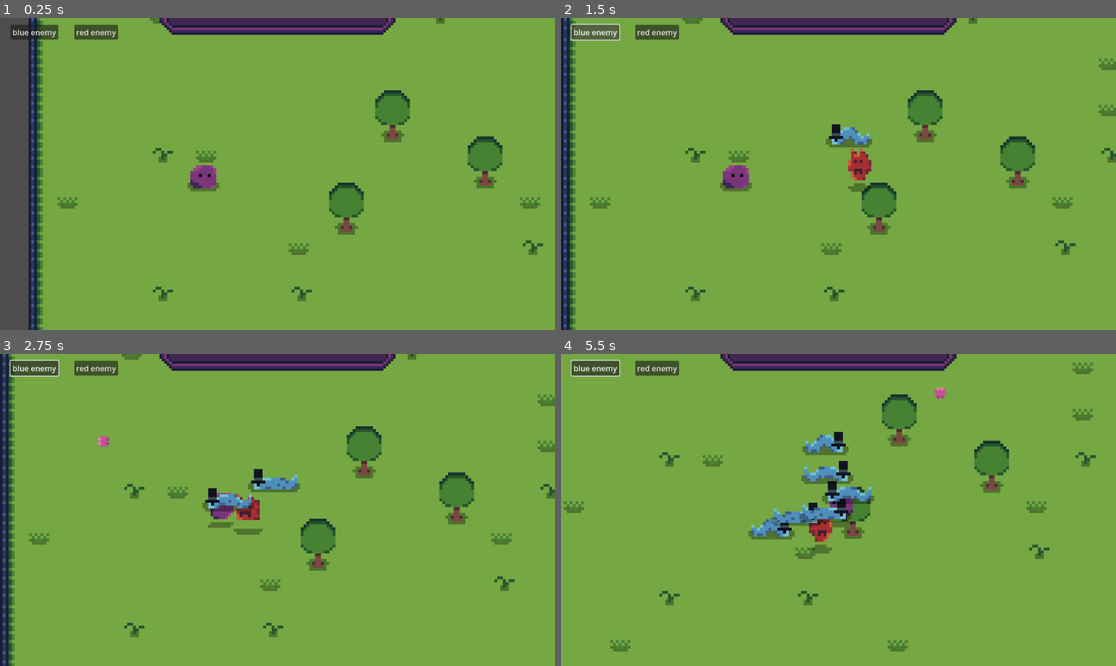
Above: before the commit, frames 1-4 (two rows, left to right).
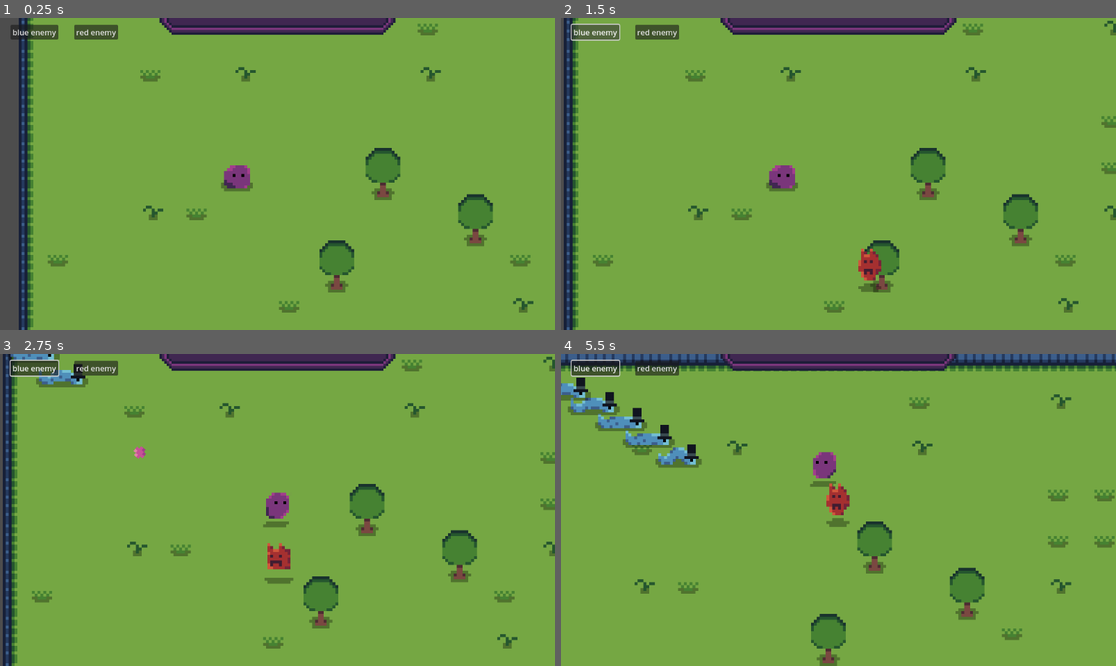
Above: after the commit, the same moments.

Repository: zmoreq/MiniProjectGodot-1-
Game: Godot game, scene res://scenes/game.tscn
Two runs of this game, one before a commit and one after it. Both use one fixed random seed, a clock stepped at 60 frames per second and the inputs below.
Inputs (mouse positions are in pixels of both pictures, inside the frame that each line leads up to):
- Up to frame 1 (0.25 s): no input
- Up to frame 2 (1.5 s): click "red enemy" at 0.5 s; click "blue enemy" at 1.25 s
- Up to frame 3 (2.75 s): move the mouse to (399, 494) at 2.02 s; hold D (move_right) from 2.03 s (still down); tap Space (attack) at 2.1 s
- Up to frame 4 (5.5 s): move the mouse to (727, 525) at 2.77 s; release D (move_right) at 2.78 s; hold S (move_down) 2.78-3.53 s; tap Space (attack) every 0.75 s from 2.85 to 5.1 s; move the mouse to (894, 441) at 3.52 s; hold D (move_right) 3.53-4.28 s; move the mouse to (810, 572) at 4.27 s; hold W (move_up) 4.28-5.03 s; move the mouse to (1005, 556) at 5.02 s; hold A (move_left) from 5.03 s (still down)

The runs differ from the first frame. In frame 1, 11% of the frame differs, in the area x 3-98%, y 0-100%; in frame 2, 11%; in frame 3, 12%; in frame 4, 14%, in the area x 0-100%, y 0-100%.

Commit message:
Added exp and enemy manager

Diff:
--- a/project.godot
+++ b/project.godot
@@ -15,9 +15,23 @@
 config/features=PackedStringArray("4.4", "Forward Plus")
 config/icon="res://icon.svg"
 
+[autoload]
+
+LevelManager="*res://scripts/managers/level_manager.gd"
+EnemyManager="*res://scripts/managers/enemy_manager.gd"
+
 [display]
 
 mouse_cursor/custom_image="uid://8cmcfcl3apsu"
+
+[file_customization]
+
+folder_colors={
+"res://scripts/enemy/": "red",
+"res://scripts/managers/": "pink",
+"res://scripts/player/": "green",
+"res://scripts/states/": "blue"
+}
 
 [global_group]
 
--- a/scenes/Player.tscn
+++ b/scenes/Player.tscn
@@ -8,8 +8,6 @@
 [ext_resource type="Script" uid="uid://blq5gqn8v6nte" path="res://scripts/player/player_walk.gd" id="5_qu4a1"]
 [ext_resource type="Script" uid="uid://kepngejlrp2u" path="res://scripts/player/features/range_weapon.gd" id="6_70d11"]
 [ext_resource type="Script" uid="uid://dymdd4aqghg13" path="res://scripts/player/player_range_attack.gd" id="7_khinc"]
-[ext_resource type="Texture2D" uid="uid://c7m1sykmw0213" path="res://sprites/level-bar.png" id="9_6eyey"]
-[ext_resource type="Texture2D" uid="uid://cdk6jlqifo57s" path="res://sprites/level-bar-progress.png" id="10_d3wef"]
 
 [sub_resource type="AtlasTexture" id="AtlasTexture_v6fml"]
 atlas = ExtResource("1_p0vlq")
@@ -93,15 +91,6 @@
 y_sort_enabled = true
 script = ExtResource("1_v6fml")
 
-[node name="Weapon" type="Node2D" parent="."]
-
-[node name="Range Weapon" type="Node2D" parent="Weapon"]
-position = Vector2(1, 3)
-script = ExtResource("6_70d11")
-
-[node name="Timer" type="Timer" parent="Weapon"]
-autostart = true
-
 [node name="AnimatedSprite2D" type="AnimatedSprite2D" parent="."]
 sprite_frames = SubResource("SpriteFrames_6eyey")
 animation = &"Shoot"
@@ -132,20 +121,13 @@
 player = NodePath("../..")
 metadata/_custom_type_script = "uid://dymdd4aqghg13"
 
-[node name="CanvasLayer" type="CanvasLayer" parent="."]
+[node name="Weapon" type="Node2D" parent="."]
 
-[node name="TextureProgressBar" type="TextureProgressBar" parent="CanvasLayer"]
-anchors_preset = 5
-anchor_left = 0.5
-anchor_right = 0.5
-offset_left = -49.0
-offset_top = -1.0
-offset_right = 49.0
-offset_bottom = 11.0
-grow_horizontal = 2
-scale = Vector2(5, 5)
-pivot_offset = Vector2(49, 6)
-texture_under = ExtResource("9_6eyey")
-texture_progress = ExtResource("10_d3wef")
+[node name="Range Weapon" type="Node2D" parent="Weapon"]
+position = Vector2(1, 3)
+script = ExtResource("6_70d11")
+
+[node name="Timer" type="Timer" parent="Weapon"]
+autostart = true
 
 [connection signal="timeout" from="Weapon/Timer" to="Weapon/Range Weapon" method="_on_timer_timeout"]
--- a/scenes/blue_enemy.tscn
+++ b/scenes/blue_enemy.tscn
@@ -48,7 +48,6 @@
 collision_layer = 3
 collision_mask = 2
 script = ExtResource("1_2gm4t")
-exp_value = 15
 
 [node name="AnimatedSprite2D" type="AnimatedSprite2D" parent="."]
 sprite_frames = SubResource("SpriteFrames_5gmkd")
--- /dev/null
+++ b/scenes/game.gd
@@ -0,0 +1,12 @@
+extends Node2D
+
+
+# Called when the node enters the scene tree for the first time.
+func _ready():
+	LevelManager.experience_bar = $"UI/Experience Bar"
+	EnemyManager.max_x = 250
+	EnemyManager.max_y = 160
+
+# Called every frame. 'delta' is the elapsed time since the previous frame.
+func _process(delta: float) -> void:
+	pass
--- a/scenes/game.tscn
+++ b/scenes/game.tscn
@@ -1,9 +1,12 @@
-[gd_scene load_steps=9 format=4 uid="uid://bx71ayt52r48c"]
+[gd_scene load_steps=12 format=4 uid="uid://bx71ayt52r48c"]
 
+[ext_resource type="Script" uid="uid://c1hn4bprdnisp" path="res://scenes/game.gd" id="1_kiw3p"]
 [ext_resource type="PackedScene" uid="uid://w1a1jo5wmw3o" path="res://scenes/Player.tscn" id="1_qbsmt"]
 [ext_resource type="Texture2D" uid="uid://bd3jg5xsw3ei0" path="res://sprites/map.png" id="2_cpr0p"]
 [ext_resource type="Script" uid="uid://cadxiqjpjjwf2" path="res://scripts/button.gd" id="5_aug50"]
+[ext_resource type="Texture2D" uid="uid://c7m1sykmw0213" path="res://sprites/level-bar.png" id="5_kiw3p"]
 [ext_resource type="Script" uid="uid://m0vry0hhogvs" path="res://scripts/button_2.gd" id="5_s0nni"]
+[ext_resource type="Texture2D" uid="uid://cdk6jlqifo57s" path="res://sprites/level-bar-progress.png" id="6_400sg"]
 
 [sub_resource type="TileSetAtlasSource" id="TileSetAtlasSource_yqjtg"]
 texture = ExtResource("2_cpr0p")
@@ -123,31 +126,39 @@
 sources/0 = SubResource("TileSetAtlasSource_lbhrr")
 
 [node name="Game" type="Node2D"]
+script = ExtResource("1_kiw3p")
 
-[node name="TileMapLayer" type="TileMapLayer" parent="."]
+[node name="Map" type="Node2D" parent="."]
+position = Vector2(98, 66)
+
+[node name="TileMapLayer" type="TileMapLayer" parent="Map"]
 tile_map_data = PackedByteArray("AAD9//7/AAAEAAEAAAD9////AAAEAAEAAAD+//7/AAAEAAEAAAD+////AAAEAAEAAAD9/wAAAAAEAAEAAAD9/w …(3376 unchanged characters)…
 tile_set = SubResource("TileSet_lnu2h")
 
-[node name="TileMapLayer2" type="TileMapLayer" parent="."]
+[node name="TileMapLayer2" type="TileMapLayer" parent="Map"]
 y_sort_enabled = true
 tile_map_data = PackedByteArray("AAD9//v/AAABAAAAAAD+//v/AAABAAAAAAD///v/AAABAAAAAAAAAPv/AAABAAAAAAABAPv/AAABAAAAAAACAP …(1312 unchanged characters)…
 tile_set = SubResource("TileSet_iywne")
 
+[node name="Bullets" type="Node2D" parent="."]
+
+[node name="Exp Orbs" type="Node2D" parent="."]
+
 [node name="Player" parent="." groups=["Player"] instance=ExtResource("1_qbsmt")]
-position = Vector2(-42, 16)
+position = Vector2(71, 62)
 
 [node name="Camera2D" type="Camera2D" parent="Player"]
 zoom = Vector2(6, 6)
-limit_left = -102
-limit_top = -80
-limit_right = 166
-limit_bottom = 102
+limit_left = -5
+limit_top = -5
+limit_right = 265
+limit_bottom = 170
 limit_smoothed = true
 position_smoothing_enabled = true
 
-[node name="CanvasLayer" type="CanvasLayer" parent="."]
+[node name="UI" type="CanvasLayer" parent="."]
 
-[node name="debug button" type="Button" parent="CanvasLayer"]
+[node name="debug button" type="Button" parent="UI"]
 offset_left = 154.0
 offset_top = 14.0
 offset_right = 245.0
@@ -155,7 +166,7 @@
 text = "red enemy"
 script = ExtResource("5_aug50")
 
-[node name="debug button 2" type="Button" parent="CanvasLayer"]
+[node name="debug button 2" type="Button" parent="UI"]
 offset_left = 22.0
 offset_top = 14.0
 offset_right = 121.0
@@ -163,5 +174,25 @@
 text = "blue enemy"
 script = ExtResource("5_s0nni")
 
-[connection signal="pressed" from="CanvasLayer/debug button" to="CanvasLayer/debug button" method="_on_pressed"]
-[connection signal="pressed" from="CanvasLayer/debug button 2" to="CanvasLayer/debug button 2" method="_on_pressed"]
+[node name="Experience Bar" type="TextureProgressBar" parent="UI"]
+anchors_preset = 5
+anchor_left = 0.5
+anchor_right = 0.5
+offset_left = -49.0
+offset_top = -1.0
+offset_right = 49.0
+offset_bottom = 11.0
+grow_horizontal = 2
+scale = Vector2(5, 5)
+pivot_offset = Vector2(49, 6)
+texture_under = ExtResource("5_kiw3p")
+texture_progress = ExtResource("6_400sg")
+metadata/_edit_use_anchors_ = true
+
+[node name="Enemies" type="Node2D" parent="."]
+
+[node name="Debug pozycji" type="Node2D" parent="."]
+position = Vector2(259, 164)
+
+[connection signal="pressed" from="UI/debug button" to="UI/debug button" method="_on_pressed"]
+[connection signal="pressed" from="UI/debug button 2" to="UI/debug button 2" method="_on_pressed"]
--- a/scenes/red_enemy.tscn
+++ b/scenes/red_enemy.tscn
@@ -48,7 +48,6 @@
 collision_layer = 3
 collision_mask = 2
 script = ExtResource("1_faa20")
-exp_value = 20
 
 [node name="AnimatedSprite2D" type="AnimatedSprite2D" parent="."]
 sprite_frames = SubResource("SpriteFrames_5gmkd")
--- a/scripts/button.gd
+++ b/scripts/button.gd
@@ -1,5 +1,4 @@
 extends Button
-const RED = preload("res://scenes/red_enemy.tscn")
 
 # Called when the node enters the scene tree for the first time.
 func _ready() -> void:
@@ -12,6 +11,4 @@
 
 
 func _on_pressed() -> void:
-	var enemy = RED.instantiate()
-	get_tree().root.add_child(enemy)
-	enemy.global_position = Vector2(15, 15)
+	EnemyManager.spawn_enemy()
--- a/scripts/enemy/basic_enemy.gd
+++ b/scripts/enemy/basic_enemy.gd
@@ -1,8 +1,8 @@
 extends CharacterBody2D
 
 @export var health := 100
-const EXP_ORB = preload("res://scenes/experience_orb.tscn")
-@export var exp_value : int = 50
+var exp_value
+signal died(position)
 
 func _ready() -> void:
 	pass
@@ -19,12 +19,5 @@
 		call_deferred("die")
 
 func die():
-	spawn_exp_orb()
+	emit_signal("died", global_position, exp_value)
 	self.queue_free()
-
-
-func spawn_exp_orb():
-	var exp_orb = EXP_ORB.instantiate()
-	get_tree().root.add_child(exp_orb)
-	exp_orb.exp_value = exp_value
-	exp_orb.global_position = global_position
--- a/scripts/experience_orb.gd
+++ b/scripts/experience_orb.gd
@@ -1,6 +1,8 @@
 extends Node2D
 
-var exp_value : int = 0
+var exp_value
+
+signal exp_collected(exp_value)
 
 func _ready() -> void:
 	pass
@@ -11,6 +13,5 @@
 
 func _on_area_2d_body_entered(body: Node2D) -> void:
 	if body.is_in_group("Player"):
-		if body.has_method("update_exp"):
-			body.update_exp(exp_value)
-			self.queue_free()
+		emit_signal("exp_collected", exp_value)
+		self.queue_free()
--- /dev/null
+++ b/scripts/managers/enemy_manager.gd
@@ -0,0 +1,26 @@
+extends Node
+
+const ENEMY_SCENE = preload("res://scenes/red_enemy.tscn")
+@onready var game_node = get_tree().get_root().get_node("Game")
+@onready var enemy_container = game_node.get_node("Enemies")
+var max_y
+var max_x
+
+# Called when the node enters the scene tree for the first time.
+func _ready() -> void:
+	pass # Replace with function body.
+
+
+# Called every frame. 'delta' is the elapsed time since the previous frame.
+func _process(delta: float) -> void:
+	pass
+
+func spawn_enemy():
+	var enemy = ENEMY_SCENE.instantiate()
+	enemy_container.add_child(enemy)
+	var x = randi_range(0, max_x)
+	var y = randi_range(0, max_y)
+	enemy.global_position = Vector2(x, y)
+	enemy.exp_value = 10
+
+	enemy.connect("died", LevelManager._on_enemy_died)
--- /dev/null
+++ b/scripts/managers/level_manager.gd
@@ -0,0 +1,30 @@
+extends Node
+
+const EXP_ORB = preload("res://scenes/experience_orb.tscn")
+@onready var game_node = get_tree().get_root().get_node("Game")
+@onready var orbs_container = game_node.get_node("Exp Orbs")
+var experience_bar: TextureProgressBar
+
+# Called when the node enters the scene tree for the first time.
+func _ready() -> void:
+	pass # Replace with function body.
+
+
+# Called every frame. 'delta' is the elapsed time since the previous frame.
+func _process(delta: float) -> void:
+	pass
+
+func update_exp(value):
+	experience_bar.value += value
+
+func _on_enemy_died(position: Vector2, exp_value):
+	var exp_orb = EXP_ORB.instantiate()
+	orbs_container.add_child(exp_orb)
+	exp_orb.exp_value = exp_value
+	exp_orb.global_position = position
+
+	exp_orb.connect("exp_collected", self._on_orb_collected)
+
+func _on_orb_collected(exp_value):
+	print("Zebralem orba ", exp_value)
+	update_exp(exp_value)
--- a/scripts/player/features/bullet.gd
+++ b/scripts/player/features/bullet.gd
@@ -13,7 +13,6 @@
 	if isAlive:
 		position += transform.x * bullet_speed * delta
 
-
 func _on_area_2d_body_entered(body) -> void:
 	if body.is_in_group("Enemy"):
 		isAlive = false
--- a/scripts/player/features/range_weapon.gd
+++ b/scripts/player/features/range_weapon.gd
@@ -19,6 +19,8 @@
 	look_at(get_global_mouse_position())
 
 	var bullet_instance = BULLET.instantiate()
-	get_tree().root.add_child(bullet_instance)
+	var game_node = get_tree().get_root().get_node("Game")
+	var bullet_container = game_node.get_node("Bullets")
+	bullet_container.add_child(bullet_instance)
 	bullet_instance.global_position = global_position
 	bullet_instance.rotation = rotation
--- a/scripts/player/player.gd
+++ b/scripts/player/player.gd
@@ -4,8 +4,8 @@
 @export var health := 100
 @onready var animated_sprite_2d: AnimatedSprite2D = $AnimatedSprite2D
 @export var damage := 50
-@onready var progress_bar: TextureProgressBar = $CanvasLayer/TextureProgressBar
 var experience := 0
+
 
 func _ready() -> void:
 	pass
@@ -21,8 +21,3 @@
 		animated_sprite_2d.scale.x = 1
 	elif direction.x < 0:
 		animated_sprite_2d.scale.x = -1
-
-func update_exp(exp):
-	progress_bar.value += exp
-	experience += exp
-	print("your exp: ", experience)
Not shown: 1 places in scenes/Player.tscn that only renumber resources
Not shown, added: scenes/game.gd.uid
Not shown, added: scripts/managers/enemy_manager.gd.uid
Not shown, added: scripts/managers/level_manager.gd.uid
Not shown, changed: note.md
